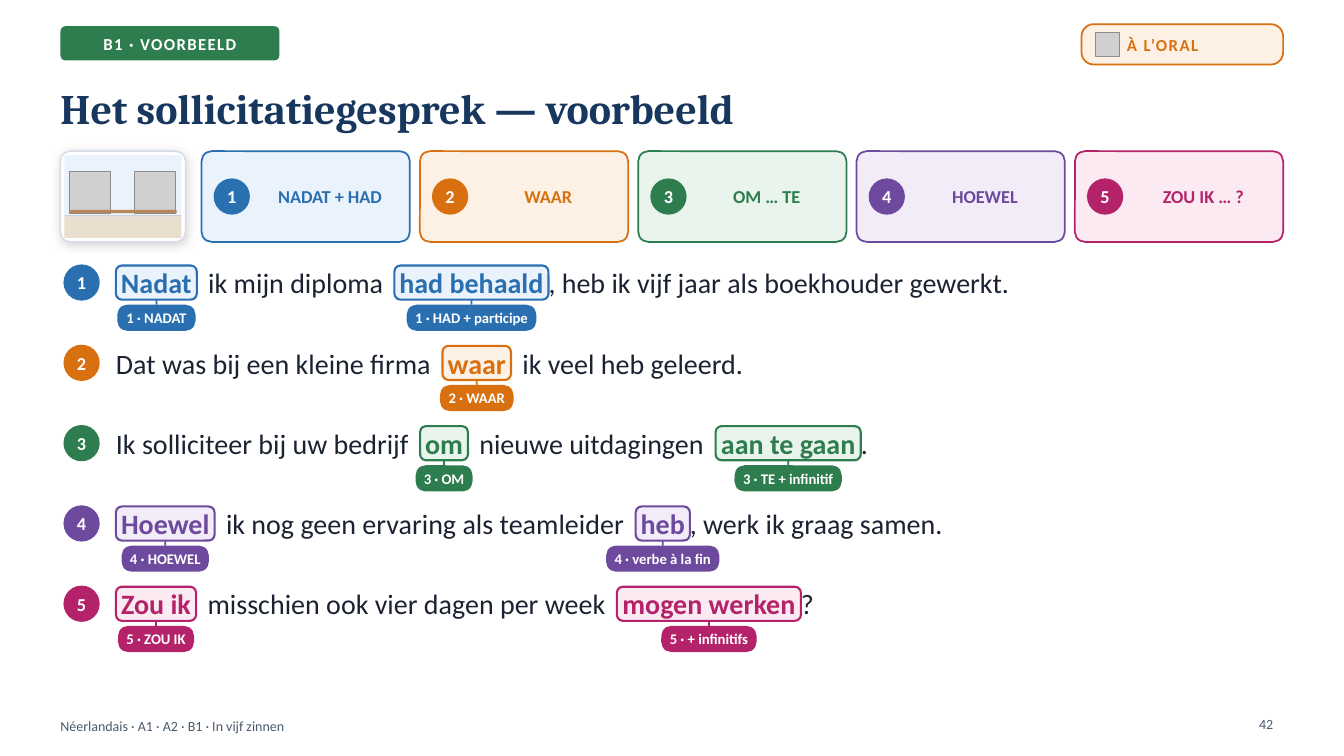
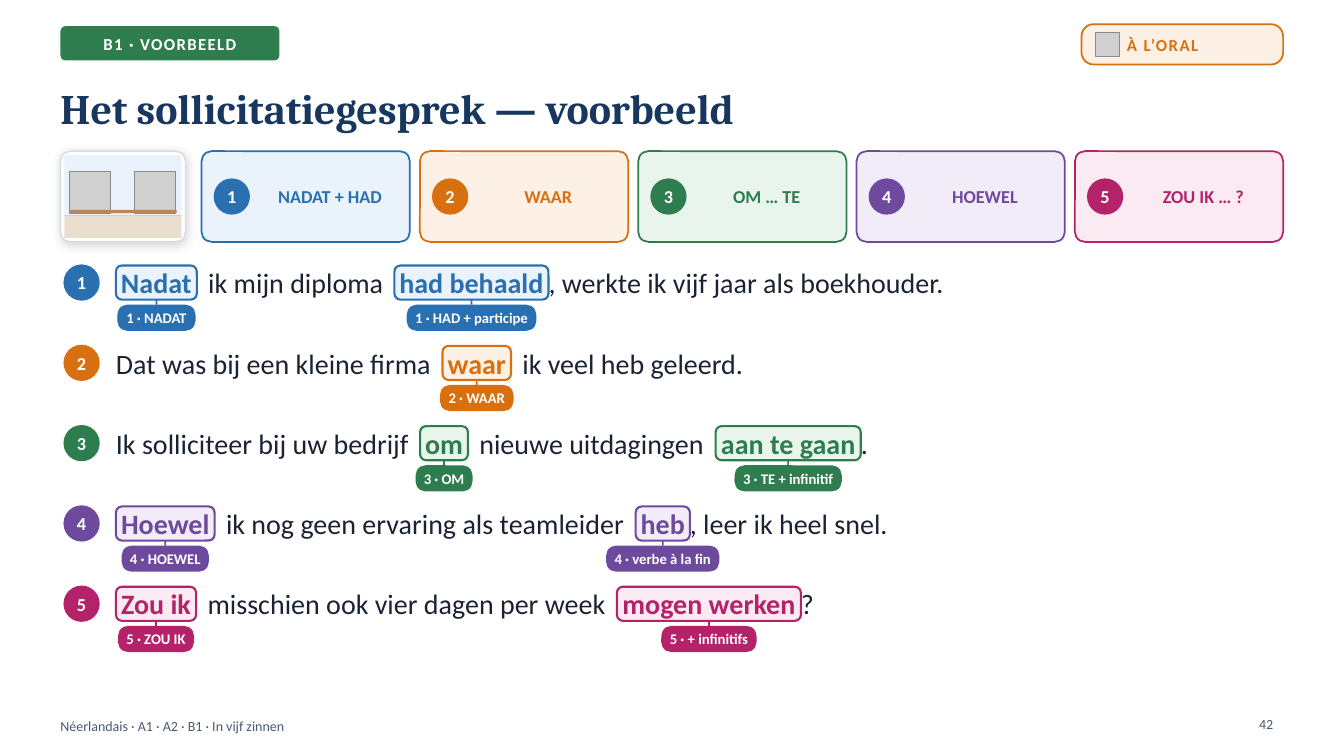
Before and after one commit to ajouniaux/talenleren, a slide deck: slide 42 of neerlandais1/powerpoints/In_vijf_zinnen_A1_A2_B1.pptx. Drawn at 1344x756 pixels with LibreOffice and Linux fonts; fonts in the diff are those of the drawing; grey boxes stand for pictures; background and template pictures are left out. Boxes give left, top, right and bottom in pixels: in the first picture for what was removed or moved away, otherwise in the second. Text is boxed around its words. In the diff, an @@ line names an element or a change of style, - is before the commit and + after.

```diff
--- a/neerlandais1/powerpoints/In_vijf_zinnen_A1_A2_B1.pptx
+++ b/neerlandais1/powerpoints/In_vijf_zinnen_A1_A2_B1.pptx
@@ text at (562,273,943,298): text changed @@
-, heb ik vijf jaar als boekhouder gewerkt.
+, werkte ik vijf jaar als boekhouder.
@@ text at (703,514,887,535): text changed @@
-, werk ik graag samen.
+, leer ik heel snel.
```
Also in this commit, not shown: 7 other slides changed, 5 other files.
